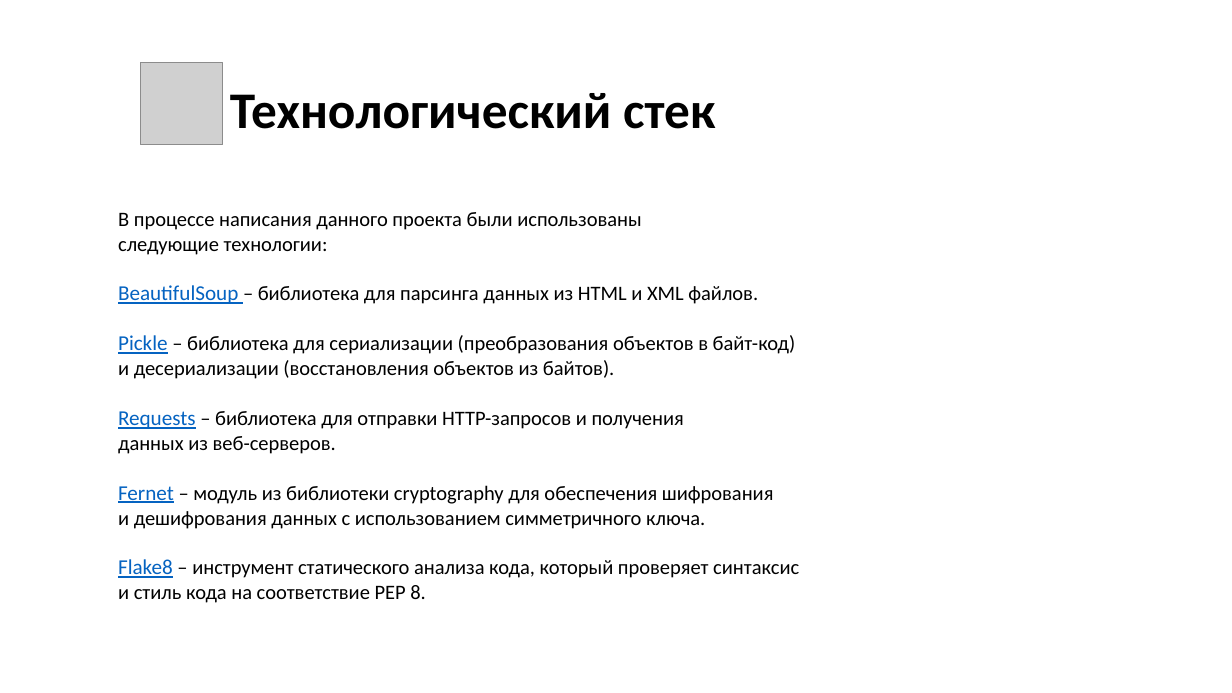
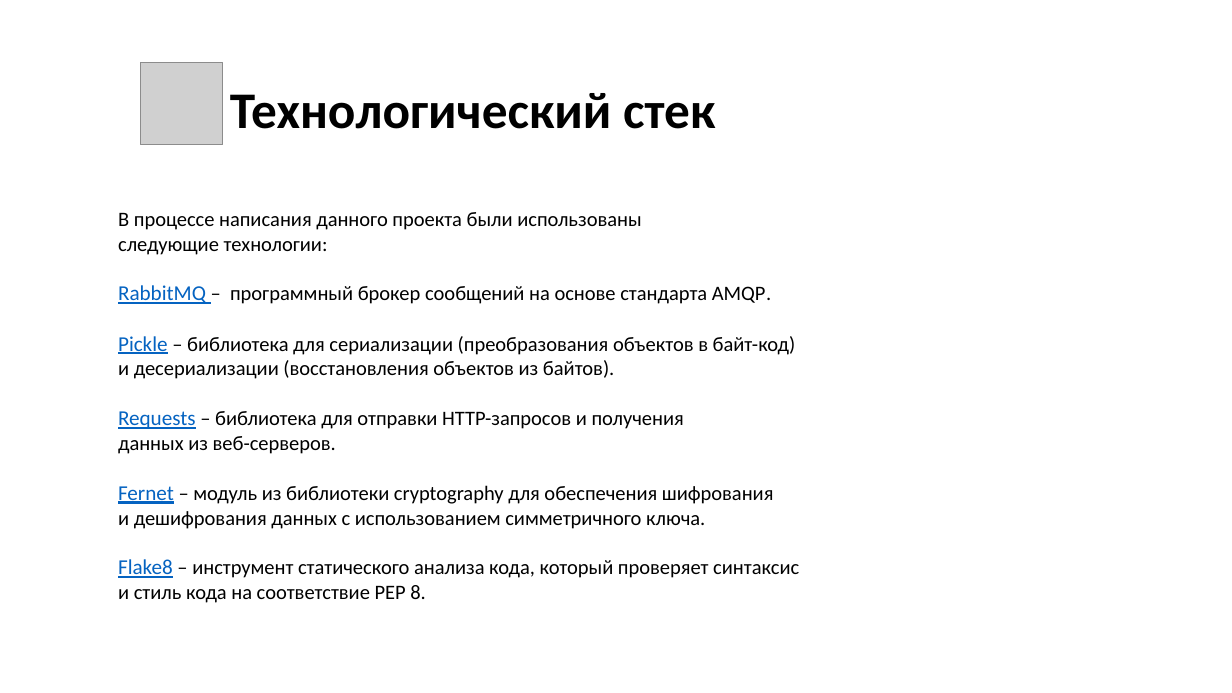
Before and after one commit to anigilyatornayapushka/ITStep-Bank-WebSite, a slide deck: slide 12 of ШАГ проект. Инновационная платежная система — копия.pptx. Drawn at 1232x693 pixels with LibreOffice and Linux fonts; fonts in the diff are those of the drawing; grey boxes stand for pictures; background and template pictures are left out. Boxes give left, top, right and bottom in pixels: in the first picture for what was removed or moved away, otherwise in the second. Text is boxed around its words. In the diff, an @@ line names an element or a change of style, - is before the commit and + after.

```diff
--- a/ШАГ проект. Инновационная платежная система — копия.pptx
+++ b/ШАГ проект. Инновационная платежная система — копия.pptx
@@ text at (118,285,772,304): text changed @@
-BeautifulSoup – библиотека для парсинга данных из HTML и XML файлов.
+RabbitMQ – программный брокер сообщений на основе стандарта AMQP.
```
Also in this commit, not shown: 4 other slides changed, 8 other files.
